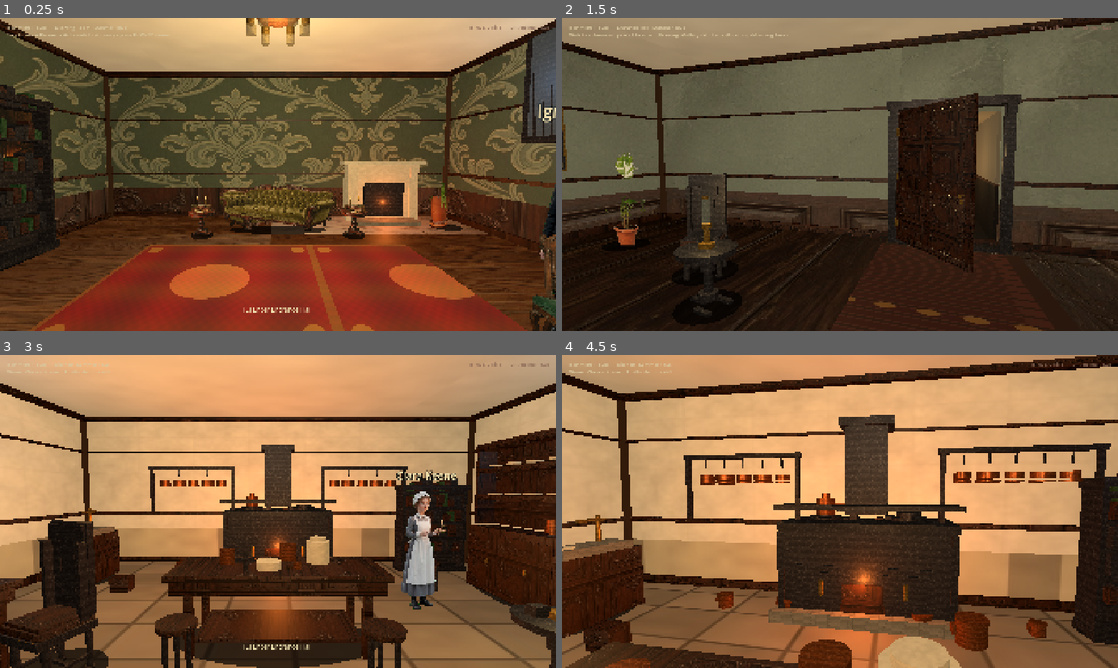
Above: before the commit, frames 1-4 (two rows, left to right).
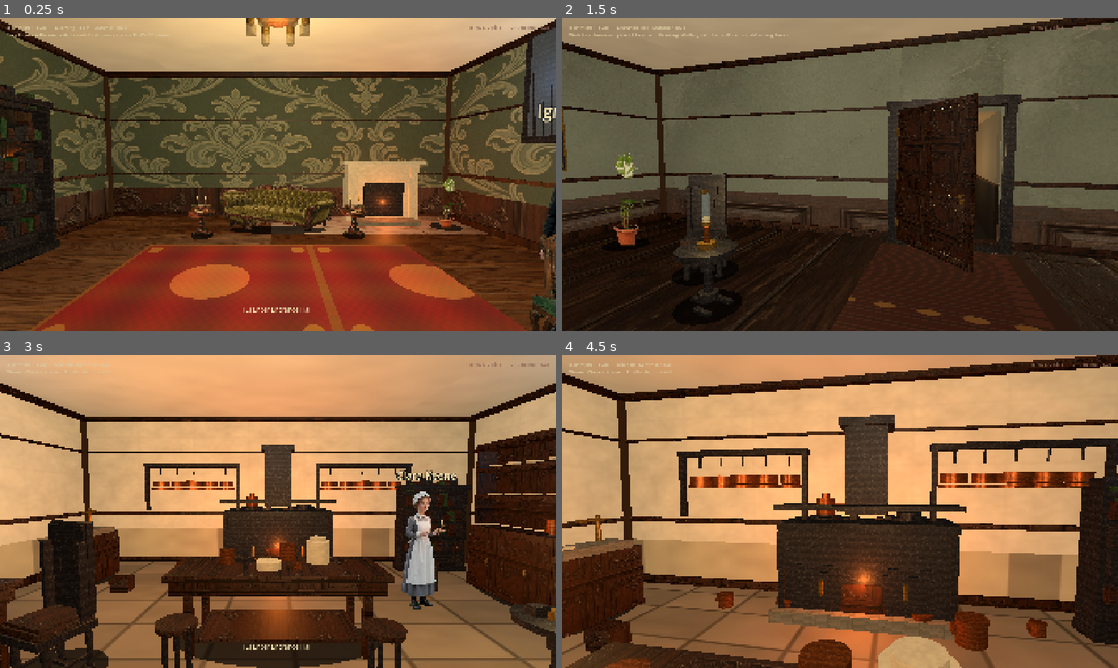
Above: after the commit, the same moments.

Repository: drakewing-eng/aetheric-engine
Game: Godot game, scene res://scenes/fps_main.tscn
The game is run twice, just before and just after one commit, with the same random seed, the same clock (stepped at 60 frames per second) and the same inputs.
Inputs (mouse positions are in pixels of both pictures, inside the frame that each line leads up to):
- Up to frame 1 (0.25 s): no input
- Up to frame 2 (1.5 s): tap Enter at 0.5 s; move the mouse to (867, 174) at 0.52 s; hold E (interact) 0.53-1.28 s; hold W (move_forward) from 0.53 s (still down); click (867, 174) at 0.67 s; move the mouse to (812, 174) at 1.27 s; tap E (interact) at 1.35 s
- Up to frame 3 (3 s): keep holding W (move_forward); tap E (interact) at 2, 2.85 s; move the mouse to (289, 505) at 2.02 s; hold E (interact) 2.03-2.78 s; move the mouse to (272, 517) at 2.77 s; click (272, 517) at 2.92 s
- Up to frame 4 (4.5 s): keep holding W (move_forward); move the mouse to (878, 514) at 3.52 s; hold E (interact) 3.53-4.28 s; tap Enter at 4.25 s; move the mouse to (795, 508) at 4.27 s; tap E (interact) at 4.35 s

The runs differ from the first frame. In frame 1, 0.4% of the frame differs, in the area x 77-83%, y 51-68%; in frame 2, 0.2%; in frame 3, 1.8%; in frame 4, 5.0%, in the area x 20-100%, y 26-54%.

Commit message:
visual loop 9: palm not fern, bigger pot racks, Argand brass lamp, fern asset cleaned

Diff:
--- a/aetheric-engine-godot/scripts/fps_props.gd
+++ b/aetheric-engine-godot/scripts/fps_props.gd
@@ -383,19 +383,21 @@
 	for a in [0.0, 120.0, 240.0]:
 		var rad := deg_to_rad(a)
 		_add_box(root, Vector3(cos(rad) * 0.16, 0.04, sin(rad) * 0.16), Vector3(0.22, 0.04, 0.06), MAHOGANY_DARK, true, 0.45)
-	# Argand oil lamp: wide brass base, slender column, tall glass chimney
-	_add_cylinder(root, Vector3(0, 0.69, 0), 0.08, 0.05, BRASS, false, 0.28, true)
-	_add_cylinder(root, Vector3(0, 0.78, 0), 0.03, 0.16, BRASS.darkened(0.05), false, 0.3, true)
-	_add_cylinder(root, Vector3(0, 0.9, 0), 0.045, 0.05, BRASS, false, 0.28, true)
-	# Tall cool glass chimney (reads as lamp, not white drum)
-	_add_cylinder(root, Vector3(0, 1.05, 0), 0.04, 0.28, Color(0.75, 0.88, 0.92, 0.4), false, 0.1, true)
-	_add_cylinder(root, Vector3(0, 1.2, 0), 0.03, 0.03, BRASS, false, 0.28, true)
+	# Argand oil lamp — brass dominates so it never reads as a white candle
+	_add_cylinder(root, Vector3(0, 0.69, 0), 0.09, 0.06, BRASS, false, 0.28, true)
+	_add_cylinder(root, Vector3(0, 0.8, 0), 0.028, 0.18, BRASS.darkened(0.08), false, 0.3, true)
+	_add_cylinder(root, Vector3(0, 0.92, 0), 0.05, 0.04, BRASS, false, 0.28, true)
+	# Glass chimney: cool tint, semi-opaque
+	_add_cylinder(root, Vector3(0, 1.08, 0), 0.038, 0.32, Color(0.65, 0.78, 0.85, 0.55), false, 0.15, true)
+	_add_cylinder(root, Vector3(0, 1.26, 0), 0.028, 0.035, BRASS, false, 0.28, true)
+	# Warm flame glow sphere
+	_add_sphere_blob(root, Vector3(0, 0.98, 0), 0.035, Color(1.0, 0.75, 0.35))
 	_add_box(root, Vector3(0.12, 0.68, 0.08), Vector3(0.12, 0.14, 0.09), _book_color(2), false)
 	_add_contact_shadow(root, 0.34, 0.34)
 	var lamp := OmniLight3D.new()
 	lamp.light_color = Color(1.0, 0.85, 0.55)
-	lamp.light_energy = 0.45
-	lamp.omni_range = 2.5
+	lamp.light_energy = 0.5
+	lamp.omni_range = 2.6
 	lamp.position = Vector3(0, 1.0, 0)
 	root.add_child(lamp)
 	return root
@@ -552,17 +554,20 @@
 
 
 static func _make_pot_rack(_prop: Dictionary) -> Node3D:
-	## Ceiling/wall copper pan rail — kitchen silhouette above empty plaster.
+	## Wall copper pan rail — larger pots so silhouette reads from room center.
 	var root := Node3D.new()
 	root.name = "PotRack"
-	_add_box(root, Vector3(0, 2.15, 0), Vector3(1.8, 0.06, 0.1), MAHOGANY_DARK, true, 0.5)
-	_add_box(root, Vector3(-0.85, 1.7, 0), Vector3(0.06, 0.9, 0.06), MAHOGANY, true, 0.5)
-	_add_box(root, Vector3(0.85, 1.7, 0), Vector3(0.06, 0.9, 0.06), MAHOGANY, true, 0.5)
+	_add_box(root, Vector3(0, 2.2, 0), Vector3(2.0, 0.08, 0.12), MAHOGANY_DARK, true, 0.5)
+	_add_box(root, Vector3(-0.95, 1.75, 0), Vector3(0.07, 0.95, 0.07), MAHOGANY, true, 0.5)
+	_add_box(root, Vector3(0.95, 1.75, 0), Vector3(0.07, 0.95, 0.07), MAHOGANY, true, 0.5)
 	for i in 5:
-		var x := -0.6 + i * 0.3
-		_add_cylinder(root, Vector3(x, 2.05, 0.05), 0.012, 0.12, IRON, false, 0.4)
-		_add_cylinder(root, Vector3(x, 1.85, 0.08), 0.1 + (i % 2) * 0.03, 0.08, COPPER, false, 0.35, true)
-		_add_cylinder(root, Vector3(x, 1.78, 0.08), 0.11 + (i % 2) * 0.03, 0.03, COPPER.lightened(0.08), false, 0.35, true)
+		var x := -0.7 + i * 0.35
+		_add_cylinder(root, Vector3(x, 2.08, 0.06), 0.015, 0.14, IRON, false, 0.4)
+		var pr: float = 0.14 + (i % 3) * 0.03
+		_add_cylinder(root, Vector3(x, 1.82, 0.1), pr, 0.12, COPPER, false, 0.35, true)
+		_add_cylinder(root, Vector3(x, 1.72, 0.1), pr + 0.02, 0.04, COPPER.lightened(0.08), false, 0.35, true)
+		# handle
+		_add_box(root, Vector3(x + pr * 0.7, 1.82, 0.1), Vector3(0.04, 0.06, 0.1), COPPER, false, 0.35)
 	return root
 
 static func _make_copper_pot(prop: Dictionary) -> Node3D:
--- a/aetheric-engine-godot/scripts/fps_rooms.gd
+++ b/aetheric-engine-godot/scripts/fps_rooms.gd
@@ -108,7 +108,7 @@
 			{"kind": "bookshelf", "pos": [-4.15, 0.0, -1.6], "yaw": 90.0, "width": 1.75, "height": 2.55},
 			{"kind": "bookshelf", "pos": [-4.15, 0.0, 1.5], "yaw": 90.0, "width": 1.55, "height": 2.45},
 			{"kind": "plant", "pos": [3.8, 0.0, -3.8], "scale": 0.9,
-				"texture": "res://assets/props/plants/plant_fern.png", "width": 0.8, "height": 1.2},
+				"texture": "res://assets/props/plants/plant_palm.png", "width": 0.8, "height": 1.2},
 			{"kind": "chandelier", "pos": [0.0, 0.0, -0.5], "hang": 3.15},
 		],
 		"doors": [
@@ -199,9 +199,9 @@
 			{"kind": "plant", "pos": [5.5, 0.0, 3.0], "scale": 1.15, "tall": true,
 				"texture": "res://assets/props/plants/plant_palm.png", "width": 1.0, "height": 1.75},
 			{"kind": "plant", "pos": [-2.0, 0.0, -3.5], "scale": 0.9,
-				"texture": "res://assets/props/plants/plant_fern.png", "width": 0.8, "height": 1.2},
+				"texture": "res://assets/props/plants/plant_palm.png", "width": 0.8, "height": 1.2},
 			{"kind": "plant", "pos": [5.2, 0.0, -3.2], "scale": 0.95,
-				"texture": "res://assets/props/plants/plant_fern.png", "width": 0.85, "height": 1.25},
+				"texture": "res://assets/props/plants/plant_palm.png", "width": 0.85, "height": 1.25},
 			{"kind": "chair", "pos": [3.2, 0.0, 2.5], "yaw": -150.0, "fabric": Color(0.35, 0.22, 0.16)},
 			{"kind": "crate", "pos": [-5.8, 0.0, 2.8], "scale": 0.7},
 		],
@@ -358,9 +358,9 @@
 			{"kind": "bookshelf", "pos": [-3.5, 0.0, -1.5], "yaw": 90.0, "width": 1.4, "height": 2.2},
 			{"kind": "bookshelf", "pos": [-3.5, 0.0, 1.2], "yaw": 90.0, "width": 1.2, "height": 2.0},
 			{"kind": "plant", "pos": [3.2, 0.0, 2.2], "scale": 0.95,
-				"texture": "res://assets/props/plants/plant_fern.png", "width": 0.75, "height": 1.15},
+				"texture": "res://assets/props/plants/plant_palm.png", "width": 0.75, "height": 1.15},
 			{"kind": "plant", "pos": [-2.5, 0.0, -2.8], "scale": 0.85,
-				"texture": "res://assets/props/plants/plant_fern.png", "width": 0.7, "height": 1.1},
+				"texture": "res://assets/props/plants/plant_palm.png", "width": 0.7, "height": 1.1},
 			{"kind": "stool", "pos": [1.2, 0.0, -1.2], "yaw": -20.0},
 			{"kind": "crate", "pos": [-2.8, 0.0, 2.5], "scale": 0.55},
 			# North wall dressing
@@ -525,19 +525,19 @@
 			{"kind": "plant", "pos": [-2.8, 0.0, -2.5], "scale": 1.5, "tall": true,
 				"texture": "res://assets/props/plants/plant_palm.png", "width": 1.2, "height": 2.0},
 			{"kind": "plant", "pos": [3.2, 0.0, 0.5], "scale": 1.1,
-				"texture": "res://assets/props/plants/plant_fern.png", "width": 0.95, "height": 1.4},
+				"texture": "res://assets/props/plants/plant_palm.png", "width": 0.95, "height": 1.4},
 			{"kind": "plant", "pos": [-3.0, 0.0, 1.2], "scale": 1.0,
-				"texture": "res://assets/props/plants/plant_fern.png", "width": 0.9, "height": 1.35},
+				"texture": "res://assets/props/plants/plant_palm.png", "width": 0.9, "height": 1.35},
 			{"kind": "plant", "pos": [0.5, 0.0, -2.8], "scale": 1.25, "tall": true,
 				"texture": "res://assets/props/plants/plant_palm.png", "width": 1.0, "height": 1.7},
 			{"kind": "plant", "pos": [-1.0, 0.0, -1.5], "scale": 0.9,
-				"texture": "res://assets/props/plants/plant_fern.png", "width": 0.75, "height": 1.15},
+				"texture": "res://assets/props/plants/plant_palm.png", "width": 0.75, "height": 1.15},
 			{"kind": "plant", "pos": [1.2, 0.0, 2.0], "scale": 0.95,
-				"texture": "res://assets/props/plants/plant_fern.png", "width": 0.8, "height": 1.2},
+				"texture": "res://assets/props/plants/plant_palm.png", "width": 0.8, "height": 1.2},
 			{"kind": "plant", "pos": [-2.0, 0.0, 2.2], "scale": 0.85,
 				"texture": "res://assets/props/plants/plant_palm.png", "width": 0.75, "height": 1.3},
 			{"kind": "plant", "pos": [3.0, 0.0, -1.2], "scale": 0.8,
-				"texture": "res://assets/props/plants/plant_fern.png", "width": 0.7, "height": 1.1},
+				"texture": "res://assets/props/plants/plant_palm.png", "width": 0.7, "height": 1.1},
 			{"kind": "plant", "pos": [-3.3, 0.0, -0.8], "scale": 1.0, "tall": true,
 				"texture": "res://assets/props/plants/plant_palm.png", "width": 0.9, "height": 1.55},
 			{"kind": "side_table", "pos": [1.8, 0.0, 1.0], "yaw": -25.0},
@@ -548,9 +548,9 @@
 			{"kind": "copper_pot", "pos": [-1.8, 0.0, 0.3], "scale": 0.55},
 			{"kind": "hall_table", "pos": [0.0, 0.0, 0.2], "yaw": 0.0},
 			{"kind": "plant", "pos": [0.0, 0.0, -0.6], "scale": 0.75,
-				"texture": "res://assets/props/plants/plant_fern.png", "width": 0.65, "height": 1.0},
+				"texture": "res://assets/props/plants/plant_palm.png", "width": 0.65, "height": 1.0},
 			{"kind": "plant", "pos": [3.5, 0.0, 2.5], "scale": 0.9,
-				"texture": "res://assets/props/plants/plant_fern.png", "width": 0.75, "height": 1.15},
+				"texture": "res://assets/props/plants/plant_palm.png", "width": 0.75, "height": 1.15},
 			{"kind": "plant", "pos": [-3.5, 0.0, 2.4], "scale": 0.95, "tall": true,
 				"texture": "res://assets/props/plants/plant_palm.png", "width": 0.85, "height": 1.45},
 			{
Binary file changed: aetheric-engine-godot/assets/props/plants/plant_fern.png
